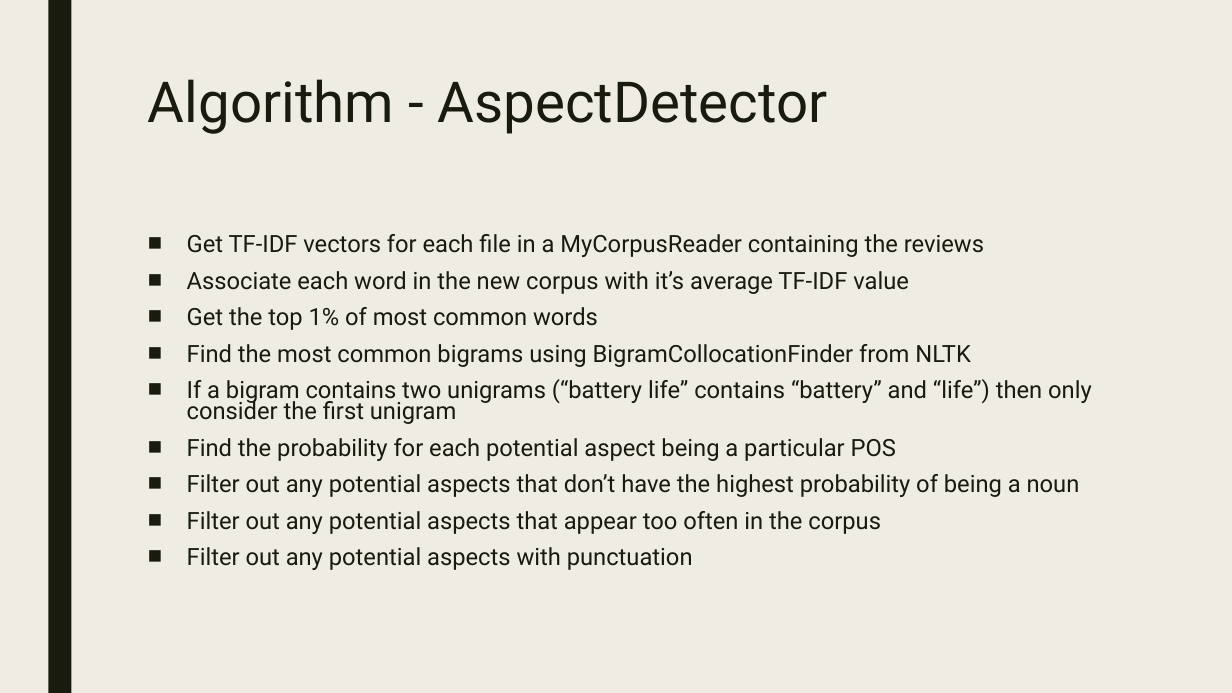
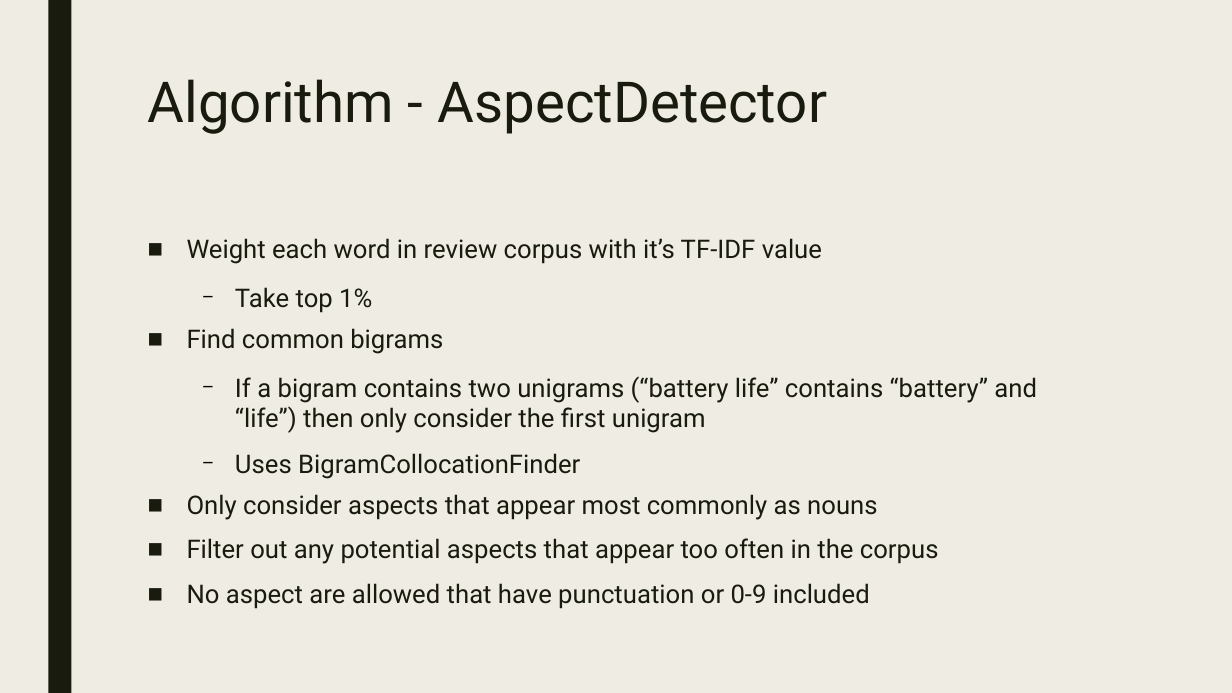
Before and after one commit to walker76-school/sentiment-analysis, a slide deck: slide 5 of presentation.pptx. Drawn at 1232x693 pixels with LibreOffice and Linux fonts; fonts in the diff are those of the drawing. Boxes give left, top, right and bottom in pixels: in the first picture for what was removed or moved away, otherwise in the second. Text is boxed around its words. In the diff, an @@ line names an element or a change of style, - is before the commit and + after.

```diff
--- a/presentation.pptx
+++ b/presentation.pptx
@@ text at [187, 238, 822, 354]: text changed; size 18.5 to 20 pt @@
-■ Get TF-IDF vectors for each file in a MyCorpusReader containing the reviews
-■ Associate each word in the new corpus with it’s average TF-IDF value
-■ Get the top 1% of most common words
-■ Find the most common bigrams using BigramCollocationFinder from NLTK
+■ Weight each word in review corpus with it’s TF-IDF value
+  − Take top 1%
+■ Find common bigrams
@@ text at [187, 376, 1037, 564]: size 18.5 to 20 pt in "If a bigram contains two unigrams (“battery ...", "Filter out any potential aspects that appear ..."; bullet ■ to −; list level 1 to 2 in "If a bigram contains two ..."; line spacing 0.74 to 1; line spacing 0.74 to 0.94 @@
@@ text at [187, 453, 877, 520]: text changed; size 18.5 to 20 pt @@
-■ Find the probability for each potential aspect being a particular POS
-■ Filter out any potential aspects that don’t have the highest probability of being a noun
+  − Uses BigramCollocationFinder
+■ Only consider aspects that appear most commonly as nouns
@@ text at [187, 583, 870, 609]: text changed; size 18.5 to 20 pt @@
-■ Filter out any potential aspects with punctuation
+■ No aspect are allowed that have punctuation or 0-9 included
```
Also in this commit, not shown: 8 other slides changed.
